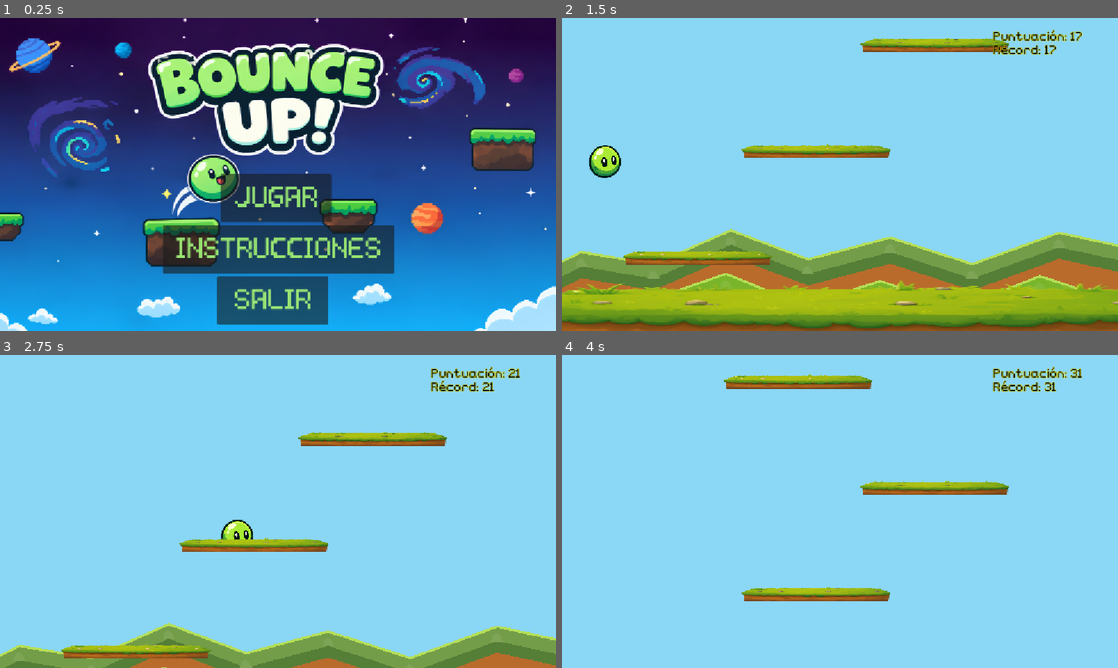
Above: before the commit, frames 1-4 (two rows, left to right).
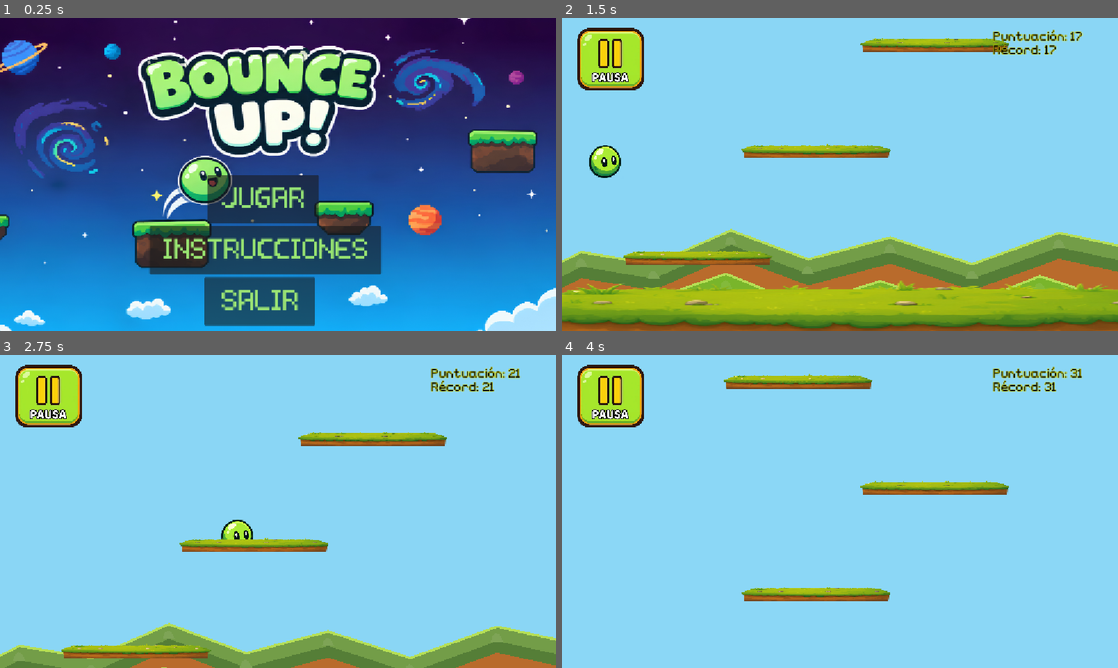
Above: after the commit, the same moments.

Repository: Miranda-511/Bounce-Up-
Game: Godot game, scene res://escenas/menu.tscn
The game is run twice, just before and just after one commit, with the same random seed, the same clock (stepped at 60 frames per second) and the same inputs.
Inputs (mouse positions are in pixels of both pictures, inside the frame that each line leads up to):
- Up to frame 1 (0.25 s): no input
- Up to frame 2 (1.5 s): click "JUGAR" at 0.5 s; click (612, 58) at 1.27 s
- Up to frame 3 (2.75 s): hold Right (ui_right) from 2.03 s (still down)
- Up to frame 4 (4 s): release Right (ui_right) at 3.53 s; hold Left (ui_left) from 3.53 s (still down)

The runs differ from the first frame. In frame 1, 22% of the frame differs, in the area x 0-100%, y 0-100%; in frame 2, 2.3%; in frame 3, 2.3%; in frame 4, 2.3%.

Commit message:
botón de pausa sin script

Diff:
--- a/escenas/main.tscn
+++ b/escenas/main.tscn
@@ -4,7 +4,9 @@
 [ext_resource type="PackedScene" uid="uid://bdaevce65k24h" path="res://escenas/background.tscn" id="2_26pgj"]
 [ext_resource type="Script" uid="uid://dqla1yp0keet" path="res://scripts/automaticgenerator.gd" id="3_a8p2b"]
 [ext_resource type="PackedScene" uid="uid://bqijyx2j6xcjs" path="res://escenas/floor.tscn" id="3_dkga6"]
+[ext_resource type="Texture2D" uid="uid://c48qln8qkjtjq" path="res://assets/pause button bounce up.png" id="5_68mvh"]
 [ext_resource type="FontFile" uid="uid://c4a6oj1d3qow6" path="res://font/lower-pixel.regular.otf" id="6_a8p2b"]
+[ext_resource type="Texture2D" uid="uid://b1fmvnjceqkvs" path="res://assets/pause button bounce up PRESSED.png" id="6_lyxkq"]
 [ext_resource type="AudioStream" uid="uid://c847wwhkogxee" path="res://sound/the_mountain-retro-game-593063.mp3" id="10_dg7ii"]
 
 [sub_resource type="LabelSettings" id="LabelSettings_kkt6c"]
@@ -51,6 +53,25 @@
 label_settings = SubResource("LabelSettings_kkt6c")
 metadata/_edit_use_anchors_ = true
 
+[node name="TextureButton" type="TextureButton" parent="CanvasLayer" unique_id=1082336560]
+anchors_preset = -1
+anchor_left = 0.37
+anchor_top = 0.29500002
+anchor_right = 0.37
+anchor_bottom = 0.29500002
+offset_left = -396.24
+offset_top = -171.16
+offset_right = 153.76001
+offset_bottom = 328.84
+grow_horizontal = 2
+grow_vertical = 2
+scale = Vector2(0.25764436, 0.26054606)
+texture_normal = ExtResource("5_68mvh")
+texture_pressed = ExtResource("6_lyxkq")
+ignore_texture_size = true
+stretch_mode = 0
+metadata/_edit_use_anchors_ = true
+
 [node name="background" parent="." unique_id=33009793 instance=ExtResource("2_26pgj")]
 
 [node name="AudioStreamPlayer" type="AudioStreamPlayer" parent="." unique_id=356976337]
--- a/escenas/menu.tscn
+++ b/escenas/menu.tscn
@@ -19,17 +19,17 @@
 layer = -1
 
 [node name="Sprite2D" type="Sprite2D" parent="CanvasLayer" unique_id=121247602]
-position = Vector2(526.00006, 309.41202)
-scale = Vector2(1.0998263, 1.0784321)
+position = Vector2(510.74997, 312.99997)
+scale = Vector2(1.1323785, 1.0784321)
 texture = ExtResource("1_d7r87")
 
 [node name="play" type="Button" parent="." unique_id=315154463]
 layout_mode = 1
 anchors_preset = -1
-anchor_left = 0.49693754
-anchor_top = 0.5759753
-anchor_right = 0.49693754
-anchor_bottom = 0.5759753
+anchor_left = 0.47350004
+anchor_top = 0.57906175
+anchor_right = 0.47350004
+anchor_bottom = 0.57906175
 offset_left = -115.472046
 offset_top = -50.231995
 offset_right = 114.527954
@@ -50,10 +50,10 @@
 [node name="instructions" type="Button" parent="." unique_id=2121934472]
 layout_mode = 1
 anchors_preset = -1
-anchor_left = 0.5008473
-anchor_top = 0.7363702
-anchor_right = 0.5008473
-anchor_bottom = 0.7363702
+anchor_left = 0.47740978
+anchor_top = 0.73945665
+anchor_right = 0.47740978
+anchor_bottom = 0.73945665
 offset_left = -239.97601
 offset_top = -48.167908
 offset_right = 240.02399
@@ -72,10 +72,10 @@
 [node name="quit" type="Button" parent="." unique_id=1098325332]
 layout_mode = 1
 anchors_preset = -1
-anchor_left = 0.49059725
-anchor_top = 0.90309876
-anchor_right = 0.49059725
-anchor_bottom = 0.90309876
+anchor_left = 0.46715975
+anchor_top = 0.9061852
+anchor_right = 0.46715975
+anchor_bottom = 0.9061852
 offset_left = -115.16803
 offset_top = -50.208008
 offset_right = 114.83197
--- a/escenas/restartbutton.tscn
+++ /dev/null
@@ -1,26 +0,0 @@
-[gd_scene format=3 uid="uid://cpq5ribtni47t"]
-
-[ext_resource type="Texture2D" uid="uid://cvoxl4afbus40" path="res://assets/restart icon v2.png" id="1_j072i"]
-
-[sub_resource type="GDScript" id="GDScript_eaw6l"]
-resource_name = "restart"
-script/source = "extends Button
-
-func _ready():
-	pressed.connect(_on_pressed)
-
-func _on_pressed():
-	get_tree().reload_current_scene()
-"
-
-[node name="restartbutton" type="Button" unique_id=149260693]
-offset_left = 1057.0
-offset_top = 19.0
-offset_right = 1577.0
-offset_bottom = 539.0
-scale = Vector2(0.15, 0.15)
-icon = ExtResource("1_j072i")
-flat = true
-icon_alignment = 1
-expand_icon = true
-script = SubResource("GDScript_eaw6l")
